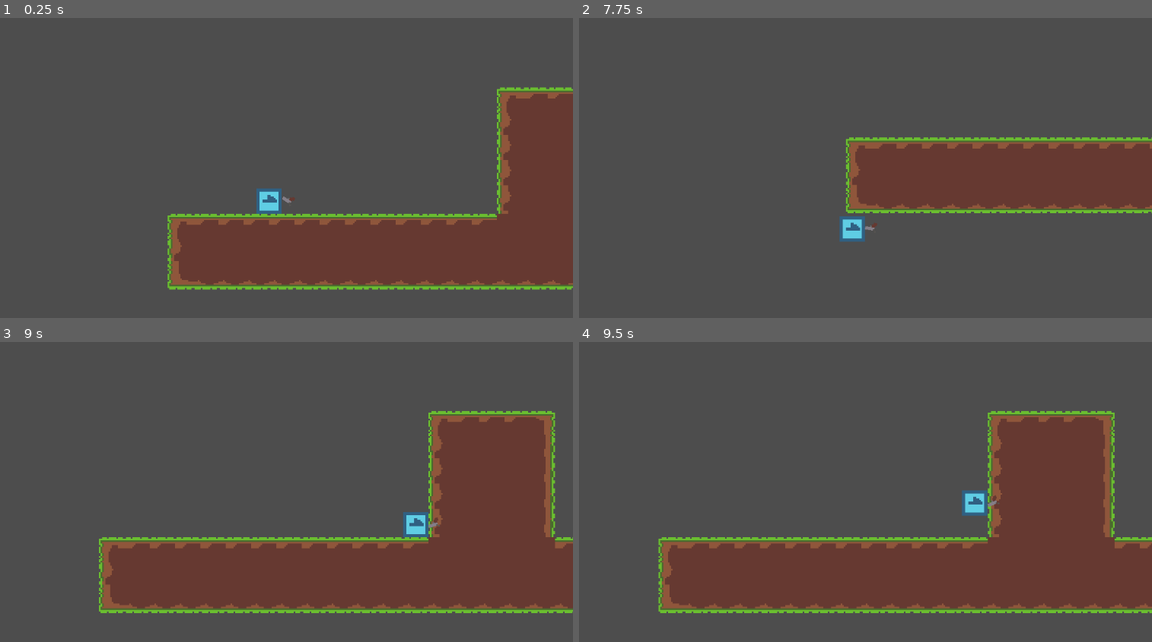
Above: before the commit, frames 1-4 (two rows, left to right).
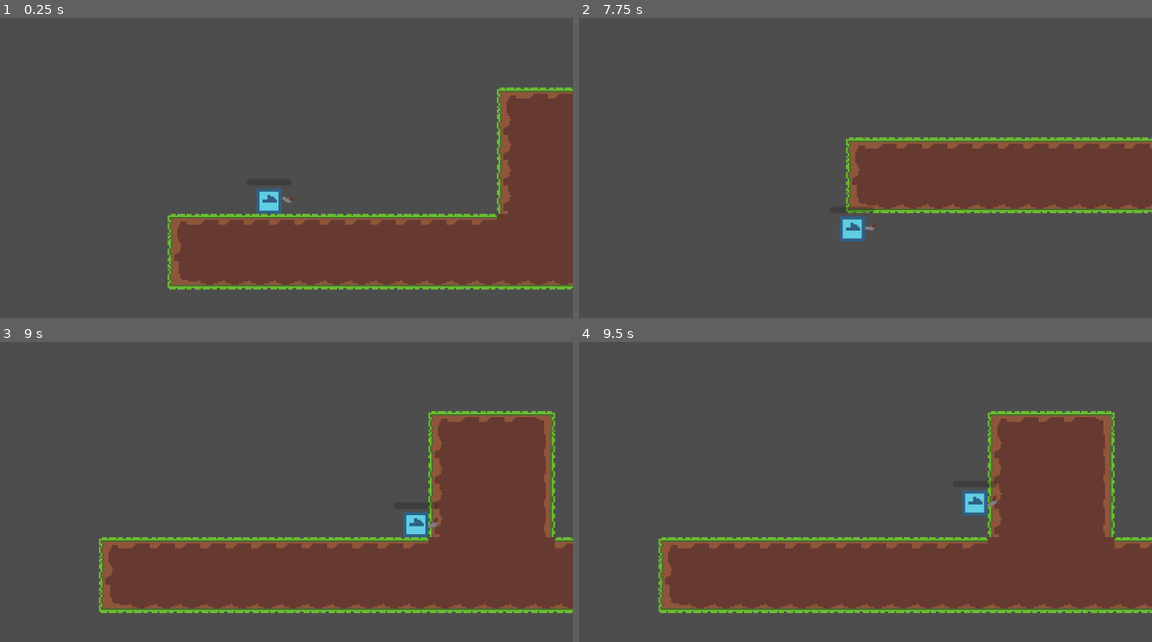
Above: after the commit, the same moments.

Repository: Jacksone2307/GodotProject
Game: Godot game, scene res://Scenes/main.tscn
Same seed, same stepped clock (60 frames per second), same inputs: the game is played once before the commit and once after it.
Inputs (mouse positions are in pixels of both pictures, inside the frame that each line leads up to):
- Up to frame 1 (0.25 s): no input
- Up to frame 2 (7.75 s): tap Enter at 0.5 s; move the mouse to (980, 171) at 0.52 s; hold R (Keyboard_R) 0.53-1.28 s; hold Right (Right) 0.53-2.03 s; tap W (Up) at 0.77, 1.52, 3.02, 3.77, 4.52, 6.02, 6.77, 7.52 s; move the mouse to (727, 207) at 1.27 s; click (727, 207) at 1.35 s; move the mouse to (911, 114) at 2.02 s; hold A (Left) 2.03-2.78 s; hold R (Keyboard_R) 2.03-2.78 s; move the mouse to (819, 258) at 2.77 s; hold Right (Right) 2.78-4.28 s; click (819, 258) at 2.85 s; move the mouse to (1031, 240) at 3.52 s; hold R (Keyboard_R) 3.53-4.28 s; move the mouse to (664, 138) at 4.27 s; hold A (Left) 4.28-5.03 s; click (664, 138) at 4.35 s; move the mouse to (876, 189) at 5.02 s; hold Right (Right) 5.03-5.78 s; hold R (Keyboard_R) 5.03-5.78 s; move the mouse to (756, 102) at 5.77 s; hold A (Left) 5.78-7.28 s; click (756, 102) at 5.85 s; move the mouse to (980, 171) at 6.52 s; hold R (Keyboard_R) 6.53-7.28 s; move the mouse to (727, 207) at 7.27 s; hold Right (Right) from 7.28 s (still down); click (727, 207) at 7.35 s
- Up to frame 3 (9 s): keep holding Right (Right); move the mouse to (332, 438) at 8.02 s; hold R (Keyboard_R) 8.03-8.78 s; move the mouse to (240, 582) at 8.77 s; click (240, 582) at 8.85 s
- Up to frame 4 (9.5 s): keep holding Right (Right); tap W (Up) at 9.02 s

The runs differ from the first frame. In frame 2, less than 0.1% of the frame differs, in the area x 46-52%, y 62-66%; in frame 3, less than 0.1%; in frame 4, less than 0.1%.

Commit message:
Swapped bullet to move_and_collide
instead of move_and_slide() use collide(), much cleaner code.

Diff:
--- a/Scenes/player.tscn
+++ b/Scenes/player.tscn
@@ -9,9 +9,14 @@
 [sub_resource type="RectangleShape2D" id="RectangleShape2D_qxkq3"]
 size = Vector2(16, 16)
 
-[node name="Player" type="CharacterBody2D"]
+[sub_resource type="StyleBoxFlat" id="StyleBoxFlat_cfkjr"]
+bg_color = Color(1, 0, 0, 1)
+
+[node name="Player" type="CharacterBody2D" node_paths=PackedStringArray("health_bar", "collider")]
 collision_layer = 2
 script = ExtResource("1_6ngao")
+health_bar = NodePath("ProgressBar")
+collider = NodePath("CollisionShape2D")
 
 [node name="Sprite2D" type="Sprite2D" parent="."]
 texture = ExtResource("2_eb4y0")
@@ -38,3 +43,12 @@
 
 [node name="Marker2D" type="Marker2D" parent="Gun"]
 position = Vector2(4, 0)
+
+[node name="ProgressBar" type="ProgressBar" parent="."]
+offset_left = -14.0
+offset_top = -14.0
+offset_right = 14.0
+offset_bottom = -10.0
+theme_override_styles/fill = SubResource("StyleBoxFlat_cfkjr")
+step = 1.0
+show_percentage = false
--- a/Scripts/Character.gd
+++ b/Scripts/Character.gd
@@ -3,6 +3,5 @@
 
 
 @export var health = 100
-
-func take_damage(damage):
-	health -= damage
+@export var health_bar: ProgressBar
+@export var collider: CollisionShape2D
--- a/Scripts/bullet.gd
+++ b/Scripts/bullet.gd
@@ -11,8 +11,14 @@
 
 func _physics_process(delta):
 	velocity = target_position * SPEED
-	move_and_slide()
 	rotation = velocity.angle()
+	var collision = move_and_collide(velocity * delta)
 
-	if(is_on_floor() or is_on_wall() or is_on_ceiling()):
+
+	if collision:
 		queue_free()
+
+
+
+func _hit_character():
+	pass
Not shown: 1 places in Scenes/player.tscn that only renumber resources
Not shown, added: Scenes/bul6161.tmp
